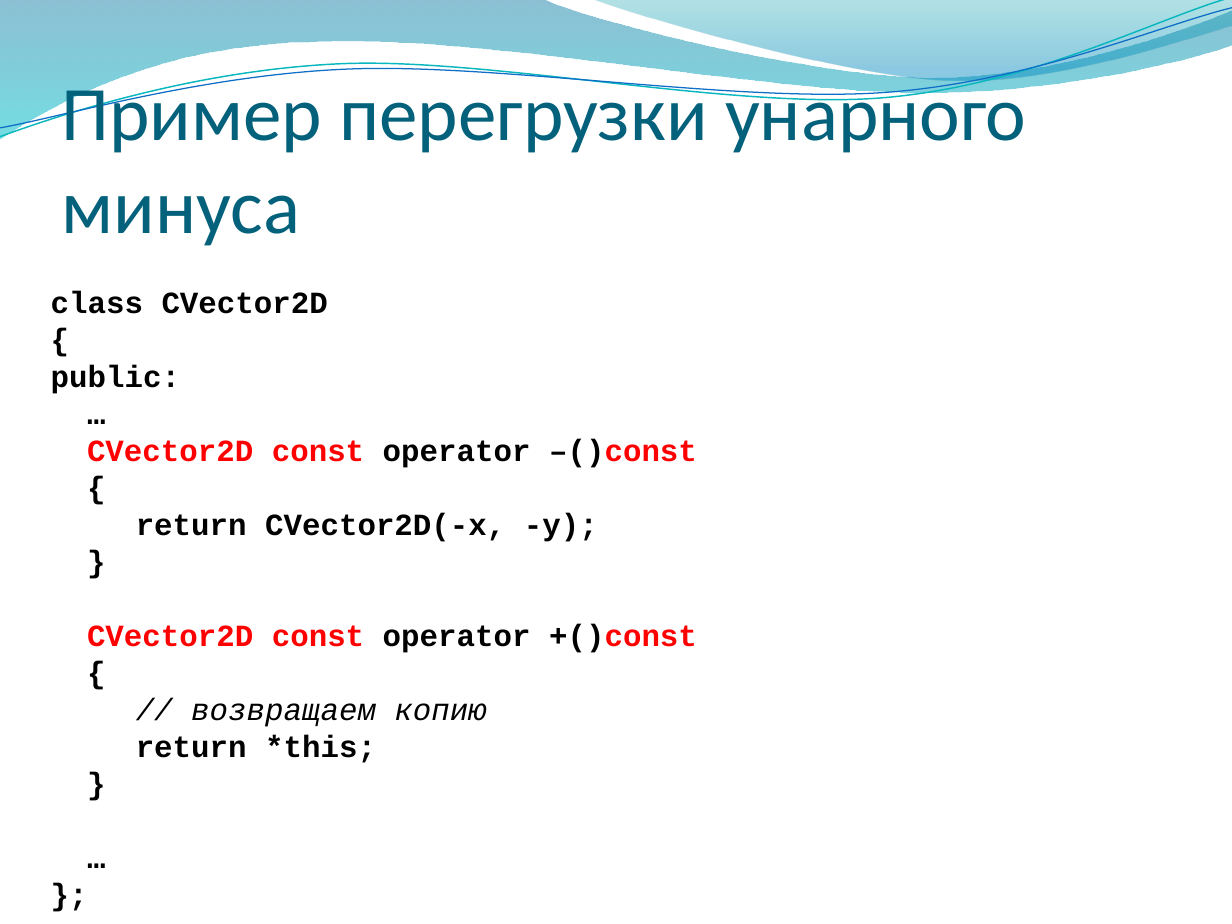
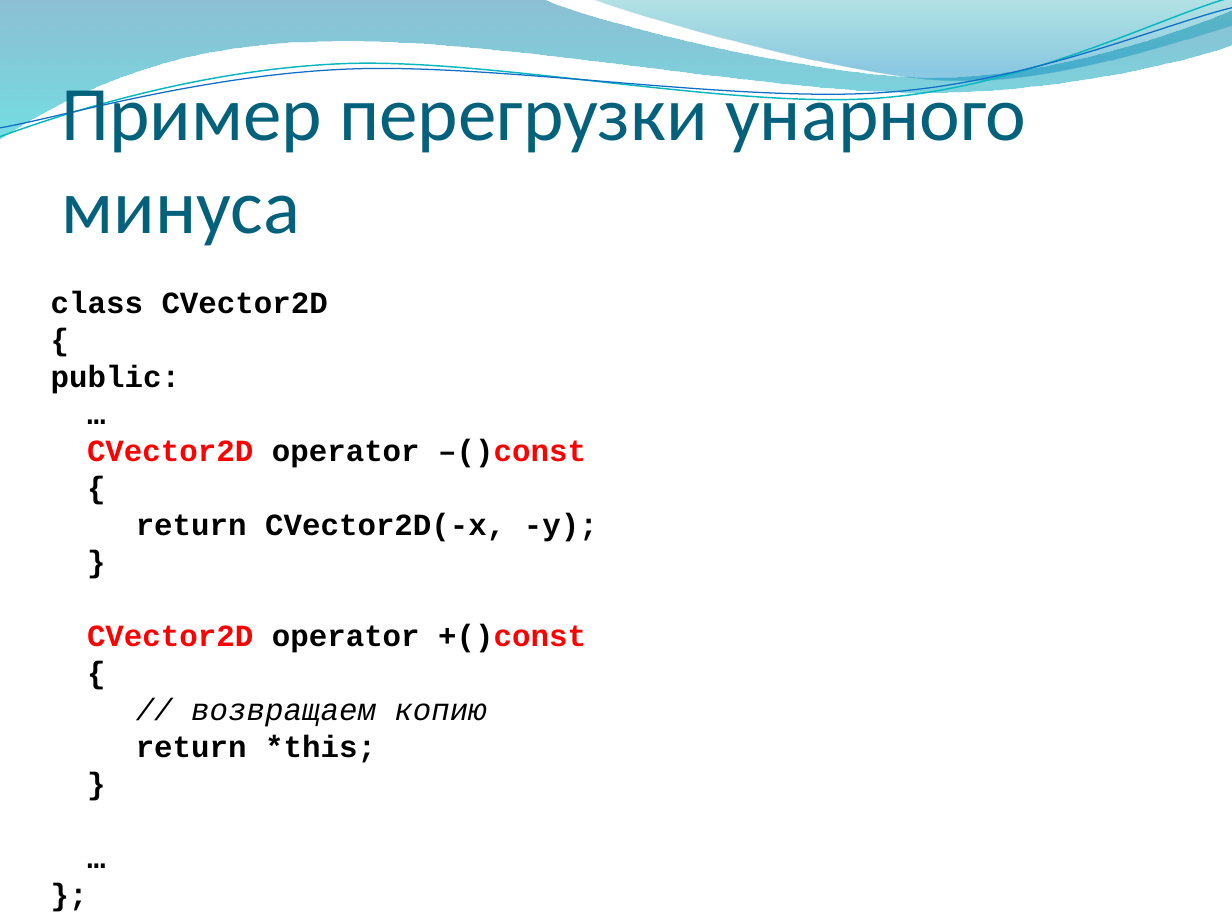
Before and after one commit to alexey-malov/oop, a slide deck: slide 38 of lectures/04/Дружественные функции и классы. Перегрузка операций.pptx. Drawn at 1232x924 pixels with LibreOffice and Linux fonts; fonts in the diff are those of the drawing; background and template pictures are left out. Boxes give left, top, right and bottom in pixels: in the first picture for what was removed or moved away, otherwise in the second. Text is boxed around its words. In the diff, an @@ line names an element or a change of style, - is before the commit and + after.

```diff
--- a/lectures/04/Дружественные функции и классы. Перегрузка операций.pptx
+++ b/lectures/04/Дружественные функции и классы. Перегрузка операций.pptx
@@ text at <box>87,439,586,468</box>: text changed @@
-CVector2D const operator –()const
+CVector2D operator –()const
@@ text at <box>87,624,586,653</box>: text changed @@
-CVector2D const operator +()const
+CVector2D operator +()const
```
Also in this commit, not shown: 14 other slides changed, 1 other file.
